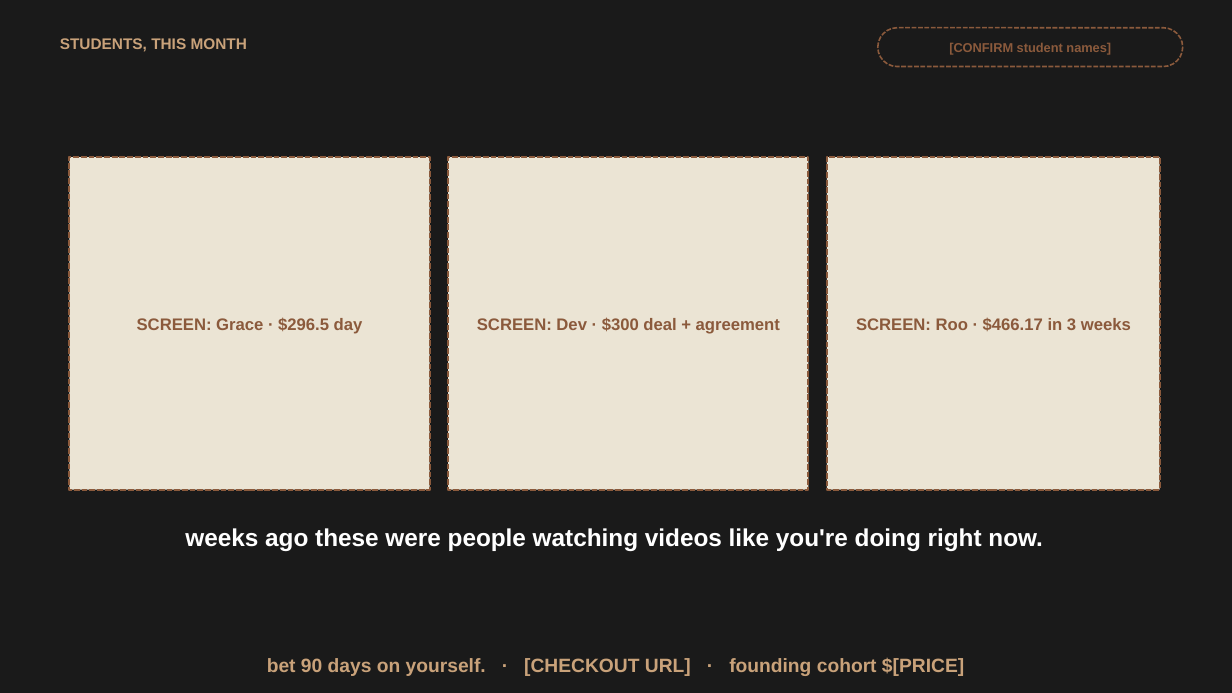
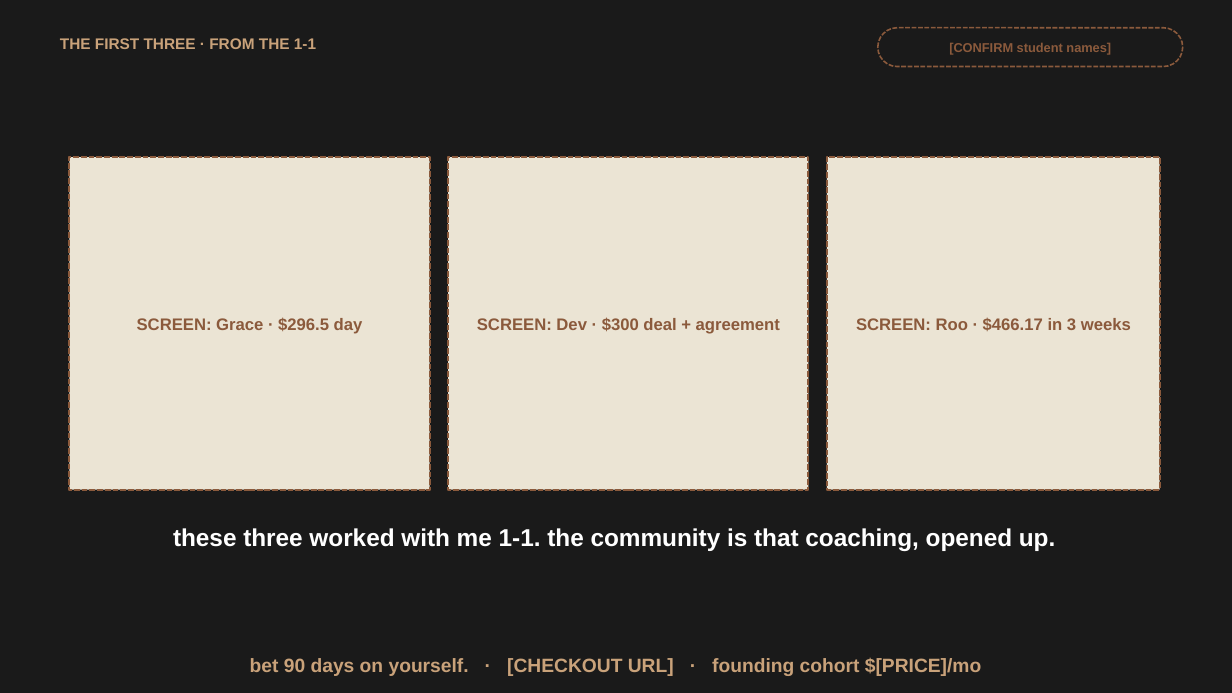
Before and after one commit to henryqueroa/thesilveryouth-package, a slide deck: slide 30 of webinar/thesilveryouth-webinar-deck.pptx. Drawn at 1232x693 pixels with LibreOffice and Linux fonts; fonts in the diff are those of the drawing. Boxes give left, top, right and bottom in pixels: in the first picture for what was removed or moved away, otherwise in the second. Text is boxed around its words. In the diff, an @@ line names an element or a change of style, - is before the commit and + after.

```diff
--- a/webinar/thesilveryouth-webinar-deck.pptx
+++ b/webinar/thesilveryouth-webinar-deck.pptx
@@ text at bbox=[60, 38, 316, 49]: text changed @@
-STUDENTS, THIS MONTH
+THE FIRST THREE · FROM THE 1-1
@@ text at bbox=[173, 528, 1055, 551]: text changed @@
-weeks ago these were people watching videos like you're doing right now.
+these three worked with me 1-1. the community is that coaching, opened up.
@@ text at bbox=[250, 658, 981, 676]: text changed @@
-bet 90 days on yourself. · [CHECKOUT URL] · founding cohort $[PRICE]
+bet 90 days on yourself. · [CHECKOUT URL] · founding cohort $[PRICE]/mo
```
Also in this commit, not shown: 12 other slides changed, 38 other files.
